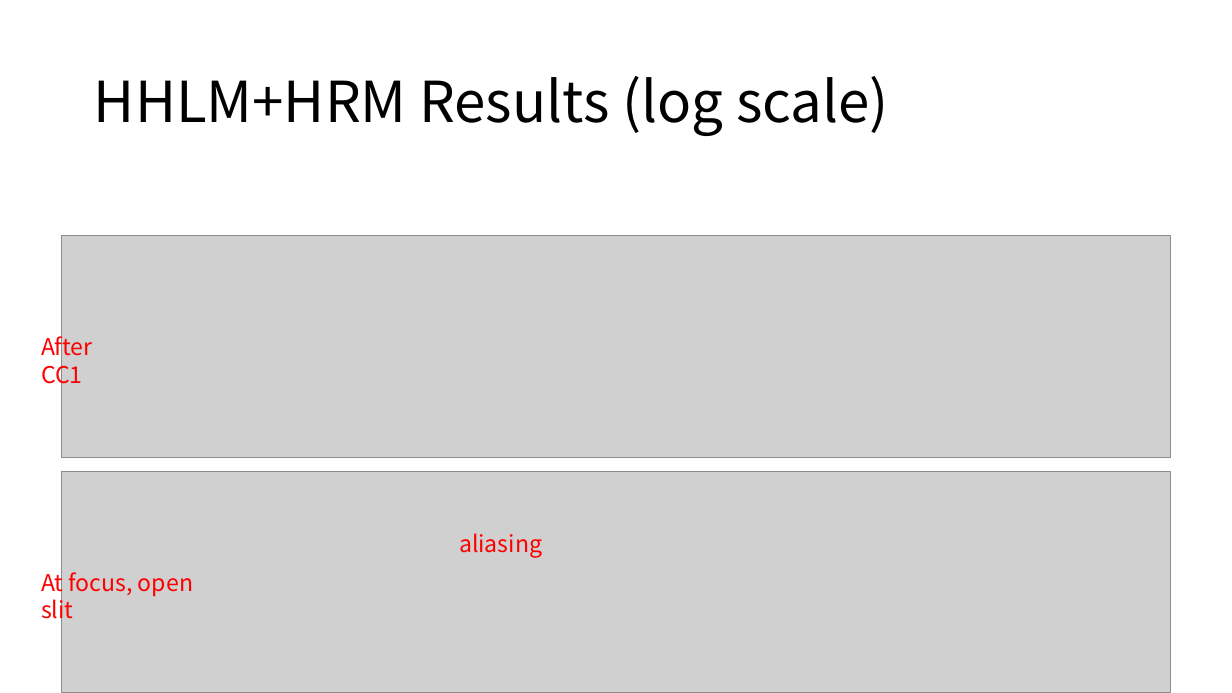
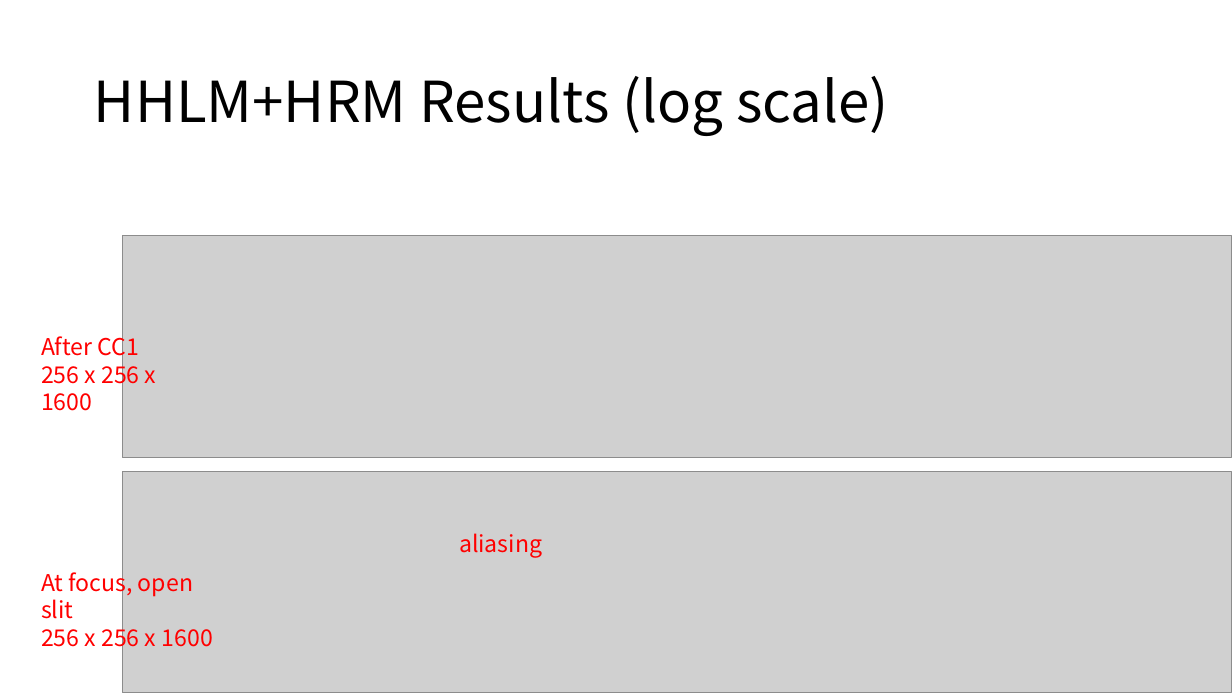
Before and after one commit to nanw0321/DXS_optics, a slide deck: slide 7 of 03-10-21_Meeting.pptx. Drawn at 1232x693 pixels with LibreOffice and Linux fonts; fonts in the diff are those of the drawing; grey boxes stand for pictures. Boxes give left, top, right and bottom in pixels: in the first picture for what was removed or moved away, otherwise in the second. Text is boxed around its words. In the diff, an @@ line names an element or a change of style, - is before the commit and + after.

Commit message:
Update: fixed aliasing at focal plane for HHLM+HRM

```diff
--- a/03-10-21_Meeting.pptx
+++ b/03-10-21_Meeting.pptx
@@ picture: place and size @@
-picture at [62,236,1171,457]
+picture at [122,236,1231,457]
@@ text at [41,359,157,411]: paragraph added @@
+256 x 256 x 1600
@@ picture: place and size @@
-picture at [62,471,1171,693]
+picture at [122,471,1231,693]
@@ text at [41,623,213,652]: paragraph added @@
+256 x 256 x 1600
```
Also in this commit, not shown: 7 other slides changed, 5 slides added, 4 slides removed, 38 other files.
